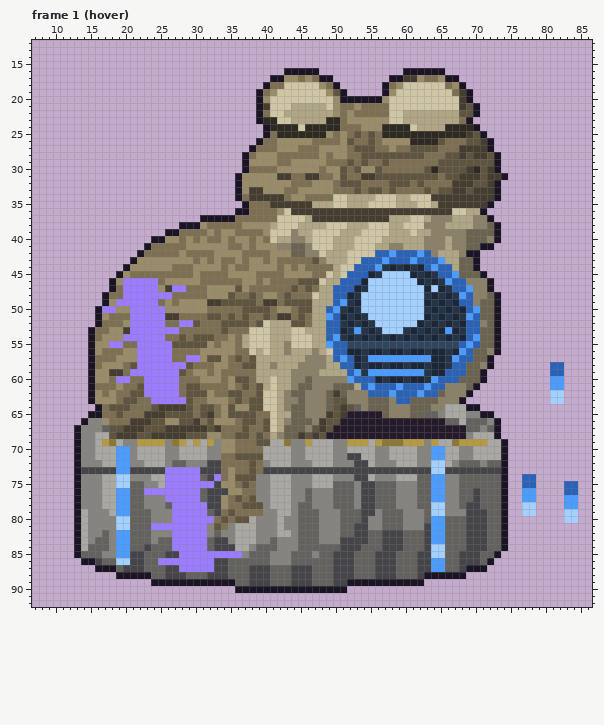
Pixel-art file: tools/art/creatures/wellmirror/wellmirror_portrait.aseprite. Above is the file before it was changed.
96x96 pixels, 4 frames. Shown: frame 1 (hover): x 7..86, y 12..92. The commit also changed other frames, which this record leaves out.
After the commit:
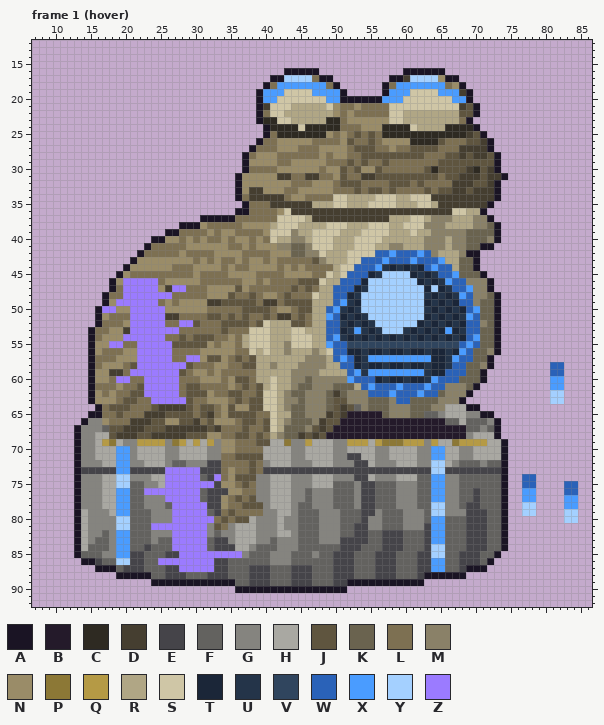
Palette (. is transparent): A #1a1424  B #241a2a  C #2e2a22  D #453e30  E #454449  F #63625f  G #85847f  H #a9a8a2  J #5f553f  K #6a634f  L #7d7052  M #8a8168  N #9a8c68  P #8c7836  Q #b59a45  R #b0a685  S #cfc6a6  T #1b2638  U #243449  V #30455e  W #2a62b8  X #4a9cff  Y #a4d0ff  Z #9b7bff
The exact change:
--- frame 1 (hover), layer "glow"
@@ x 38..70 @@
 16 .....AAAAA............AAAAAA.....
-17 ...AANNLNLAA........AADDNLLNAA...
-18 ..ALLSSSSSNLA......ALNSSSSSSLNA..
-19 .ALNSSSSSSSNJA.....ANSSSSSSSSLDA.
-20 .ANSSSSSSSSSNAAAAAANSSSSSSSSSSDA.
+17 ...AAYYYYLAA........AADYYYYNAA...
+18 ..ALXXXXXXXLA......ALXXXXXXXLNA..
+19 .AXXXSSSSXXXXA.....AXXXSSSSXXXDA.
+20 .AXXSSSSSSSXXAAAAAAXXXSSSSSSSXXA.
 21 .ADSSSRRRRRSNLLNLLLLSSSSSSSSSSDJA
Changed places in both pictures, as pixel boxes (x1, y1, x2, y2):
changed: (263, 75, 340, 103)
changed: (382, 75, 466, 103)
